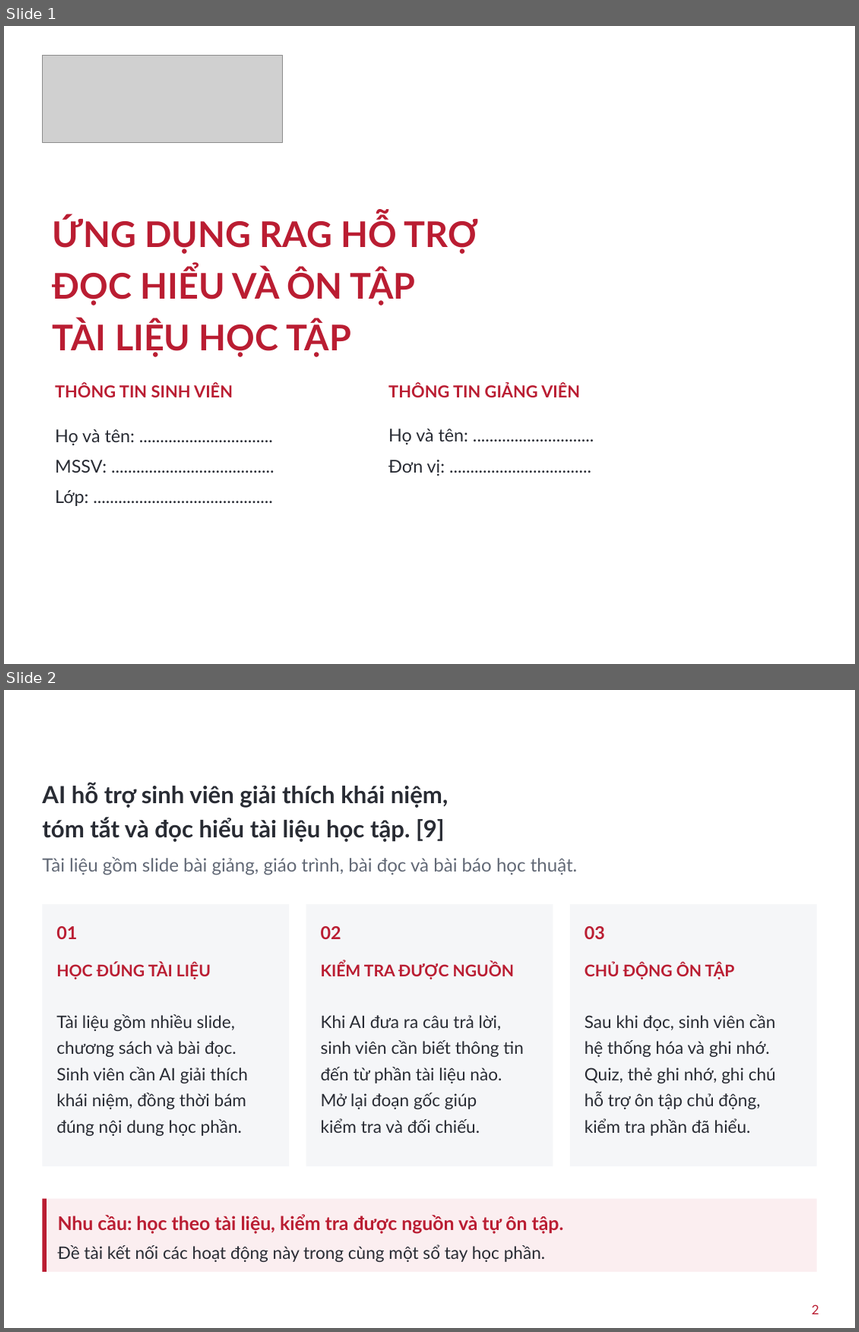
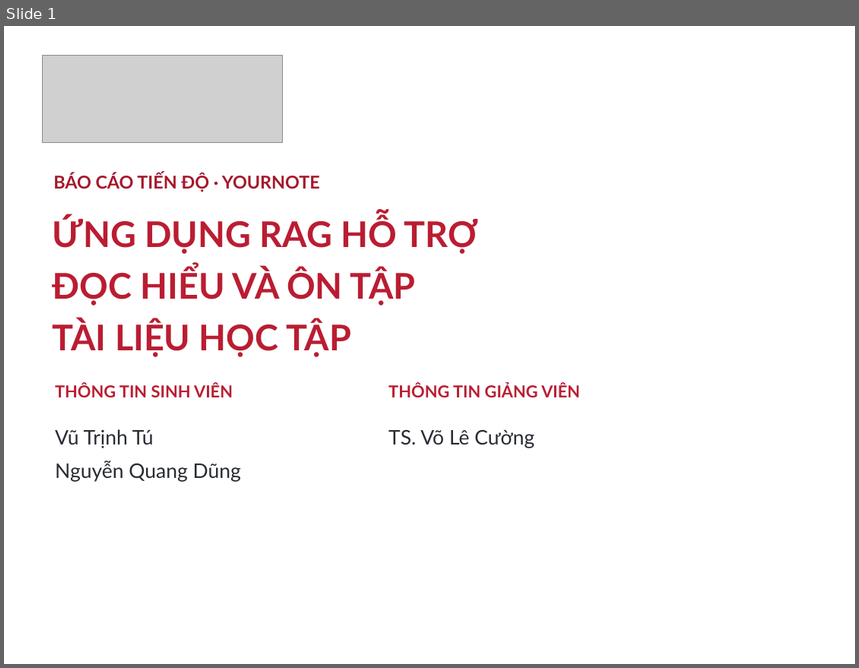
Before and after one commit to Vutu2003/yournote, a slide deck: reports/slide/Research_Notebook_HUST.pptx. Shown one above the other, each under a label of ours: slides 1 and 2 before the commit, slide 1 after it. The pictures are 859x1332 and 859x668 pixels, drawn with LibreOffice and Linux fonts; fonts in the diff are those of the drawing; grey boxes stand for pictures; background and template pictures are left out. Boxes give left, top, right and bottom in pixels: in the first picture for what was removed or moved away, otherwise in the second. Text is boxed around its words. In the diff, an @@ line names an element or a change of style, - is before the commit and + after.

```diff
--- a/reports/slide/Research_Notebook_HUST.pptx
+++ b/reports/slide/Research_Notebook_HUST.pptx
@@ slide 2 removed at box(4, 690, 855, 1328), background picture (left out) @@
@@ text removed at box(34, 702, 821, 736) @@
-01 / BỐI CẢNH & NHU CẦU
@@ text removed at box(42, 782, 448, 842) @@
-AI hỗ trợ sinh viên giải thích khái niệm,
-tóm tắt và đọc hiểu tài liệu học tập. [9]
@@ text removed at box(42, 857, 578, 875) @@
-Tài liệu gồm slide bài giảng, giáo trình, bài đọc và bài báo học thuật.
@@ rectangle removed at box(42, 904, 289, 1167) @@
@@ rectangle removed at box(306, 904, 553, 1167) @@
@@ rectangle removed at box(570, 904, 817, 1167) @@
@@ text removed at box(56, 926, 77, 939) @@
-01
@@ text removed at box(321, 926, 341, 939) @@
-02
@@ text removed at box(585, 926, 605, 939) @@
-03
@@ text removed at box(56, 963, 211, 980) @@
-HỌC ĐÚNG TÀI LIỆU
@@ text removed at box(321, 963, 515, 980) @@
-KIỂM TRA ĐƯỢC NGUỒN
@@ text removed at box(585, 963, 735, 980) @@
-CHỦ ĐỘNG ÔN TẬP
@@ text removed at box(56, 1015, 247, 1136) @@
-Tài liệu gồm nhiều slide,
-chương sách và bài đọc.
-Sinh viên cần AI giải thích
-khái niệm, đồng thời bám
-đúng nội dung học phần.
@@ text removed at box(321, 1015, 524, 1133) @@
-Khi AI đưa ra câu trả lời,
-sinh viên cần biết thông tin
-đến từ phần tài liệu nào.
-Mở lại đoạn gốc giúp
-kiểm tra và đối chiếu.
@@ text removed at box(585, 1015, 776, 1136) @@
-Sau khi đọc, sinh viên cần
-hệ thống hóa và ghi nhớ.
-Quiz, thẻ ghi nhớ, ghi chú
-hỗ trợ ôn tập chủ động,
-kiểm tra phần đã hiểu.
@@ rectangle removed at box(42, 1199, 817, 1272) @@
@@ rectangle removed at box(42, 1199, 47, 1272) @@
@@ text removed at box(58, 1214, 564, 1233) @@
-Nhu cầu: học theo tài liệu, kiểm tra được nguồn và tự ôn tập.
@@ text removed at box(58, 1245, 545, 1262) @@
-Đề tài kết nối các hoạt động này trong cùng một sổ tay học phần.
@@ text removed at box(812, 1305, 819, 1315) @@
-2
@@ slide 1 changed as well @@
@@ text added at box(53, 173, 320, 192), 15 pt, text #A5182B, bold @@
+BÁO CÁO TIẾN ĐỘ · YOURNOTE
@@ text at box(55, 430, 241, 482): text changed; size 15 to 17 pt @@
-Họ và tên: ................................
-MSSV: .......................................
-Lớp: ...........................................
+Vũ Trịnh Tú
+Nguyễn Quang Dũng
@@ text at box(389, 430, 534, 449): text changed; size 15 to 17 pt @@
-Họ và tên: .............................
-Đơn vị: ..................................
+TS. Võ Lê Cường
```
Also in this commit, not shown: 16 slides added, 7 other slides removed, 41 other files.
